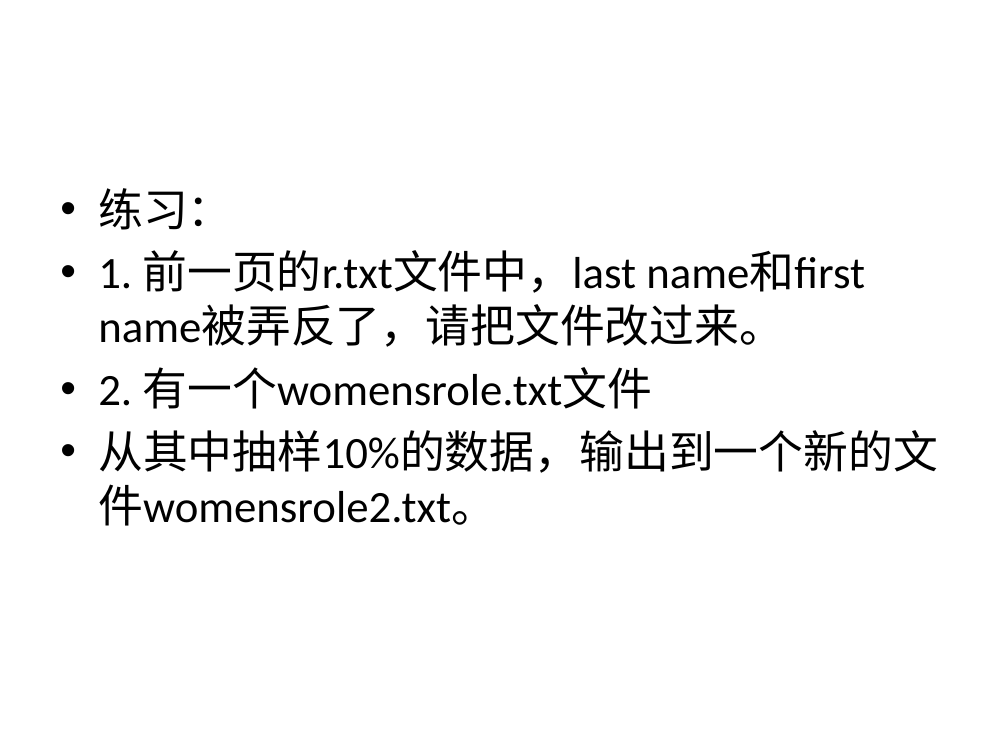
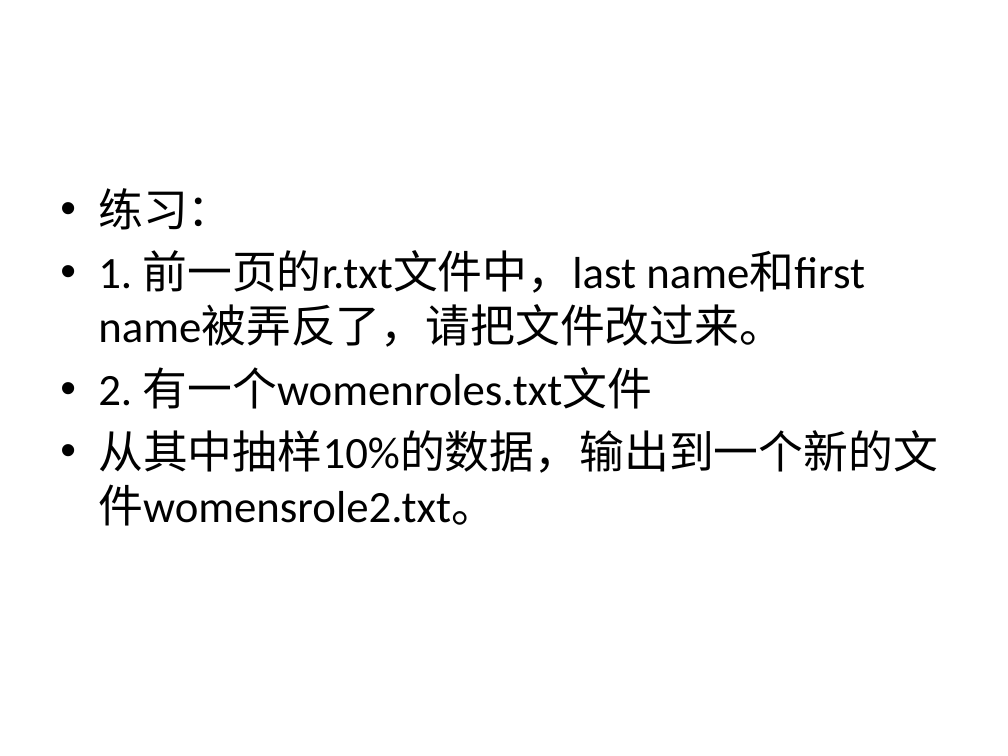
Before and after one commit to zsyzDec/bdm, a slide deck: slide 58 of 2-R基础.pptx. Drawn at 1008x756 pixels with LibreOffice and Linux fonts; fonts in the diff are those of the drawing. Boxes give left, top, right and bottom in pixels: in the first picture for what was removed or moved away, otherwise in the second. Text is boxed around its words. In the diff, an @@ line names an element or a change of style, - is before the commit and + after.

```diff
--- a/2-R基础.pptx
+++ b/2-R基础.pptx
@@ text at bbox=[98, 367, 653, 409]: text changed @@
-• 2. 有一个womensrole.txt文件
+• 2. 有一个womenroles.txt文件
```
Also in this commit, not shown: 6 other slides changed, 2 slides added, 1 slide removed.
